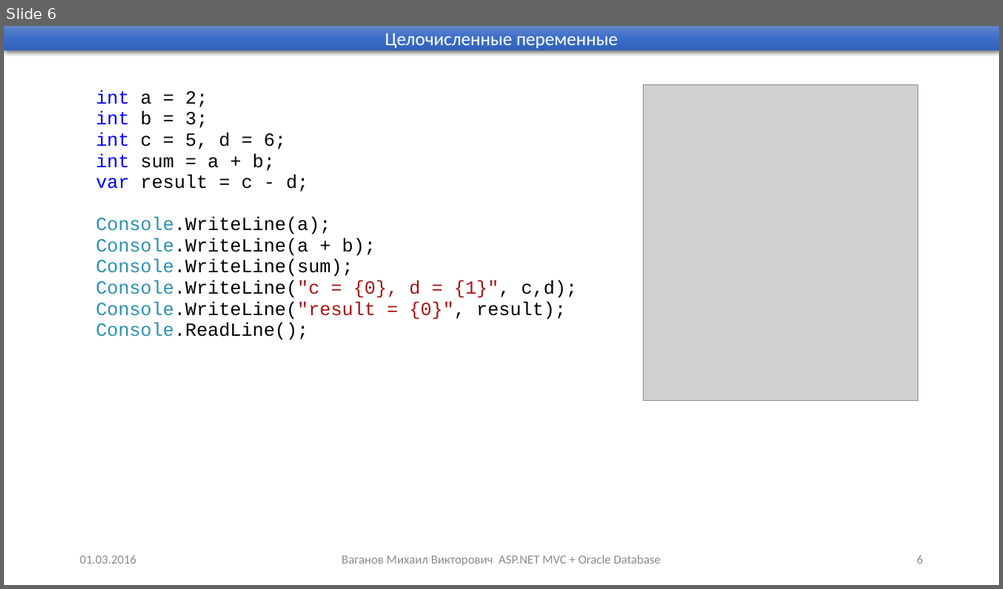
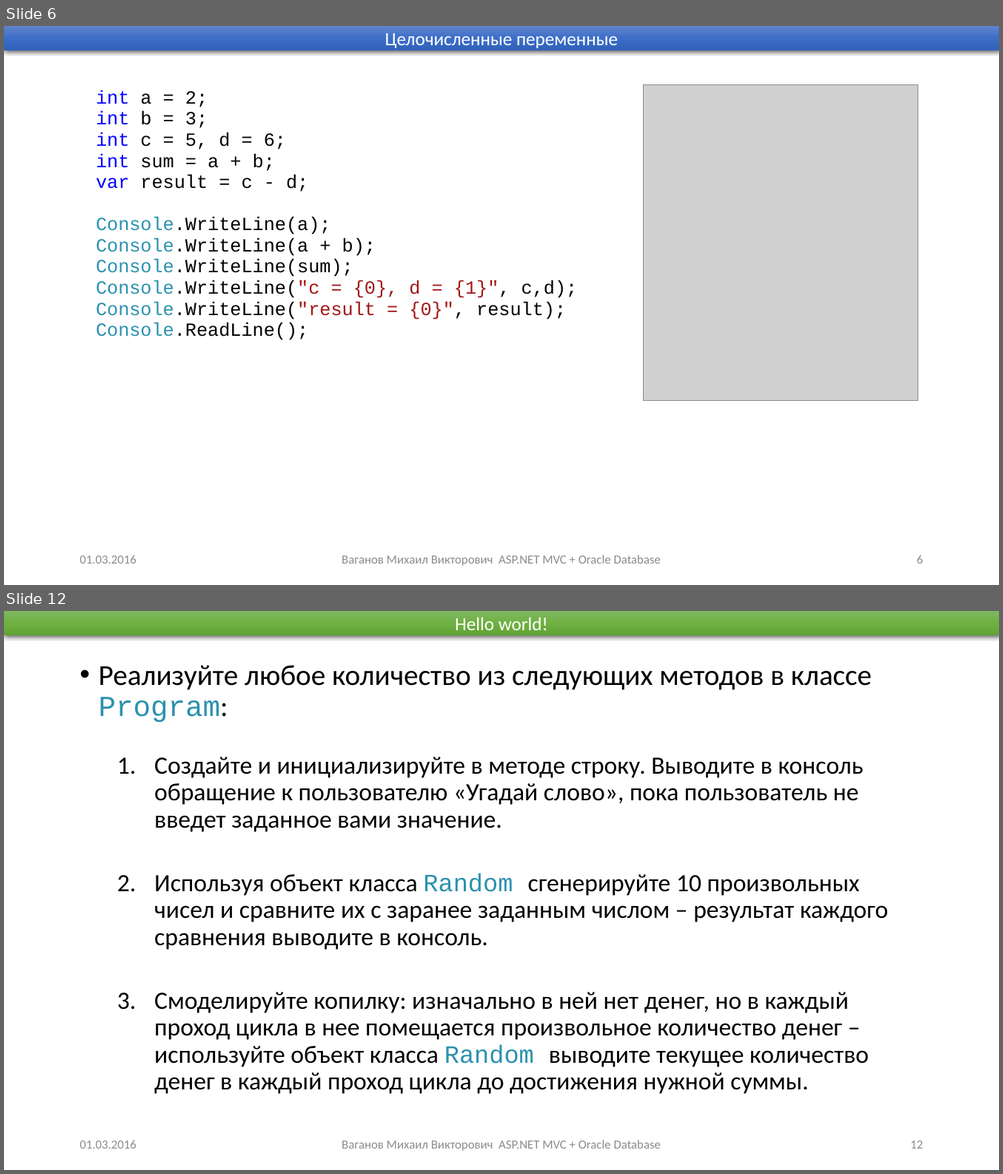
Before and after one commit to Mikhail-Vaganov/psu-applicants, a slide deck: Presentations/Занятие 1.pptx. Shown one above the other, each under a label of ours: slide 6 before the commit, slides 6 and 12 after it; the slides between them are not shown. The pictures are 1003x589 and 1003x1174 pixels, drawn with LibreOffice and Linux fonts; fonts in the diff are those of the drawing; grey boxes stand for pictures. Boxes give left, top, right and bottom in pixels: in the first picture for what was removed or moved away, otherwise in the second. Text is boxed around its words. In the diff, an @@ line names an element or a change of style, - is before the commit and + after.

```diff
--- a/Presentations/Занятие 1.pptx
+++ b/Presentations/Занятие 1.pptx
@@ slide 12 added at (4, 611, 999, 1170), background #FFFFFF @@
@@ rectangle added at (4, 611, 999, 635), fill gradient #81B861 to #6FB242 to #62A336, 18 pt, text #FFFFFF @@
+Hello world!
@@ text added at (99, 665, 871, 722), 28 pt, text #000000 @@
+• Реализуйте любое количество из следующих методов в классе Program:
@@ text added at (154, 757, 888, 1094), 24 pt, text #000000 @@
+  1. Создайте и инициализируйте в методе строку. Выводите в консоль обращение к пользователю «Угадай слово», пока пользователь не введет заданное вами значение.
+  2. Используя объект класса Random сгенерируйте 10 произвольных чисел и сравните их с заранее заданным числом – результат каждого сравнения выводите в консоль.
+  3. Смоделируйте копилку: изначально в ней нет денег, но в каждый проход цикла в нее помещается произвольное количество денег – используйте объект класса Random выводите текущее количество денег в каждый проход цикла до достижения нужной суммы.
@@ text added at (79, 1141, 136, 1149), 12 pt, text #8C8C8C @@
+01.03.2016
@@ text added at (341, 1140, 660, 1151), 12 pt, text #8C8C8C @@
+Ваганов Михаил Викторович ASP.NET MVC + Oracle Database
@@ page number added at (910, 1141, 922, 1149), 12 pt, text #8C8C8C @@
+12
```
Also in this commit, not shown: 7 slides changed, 17 slides removed, 4 other files.
